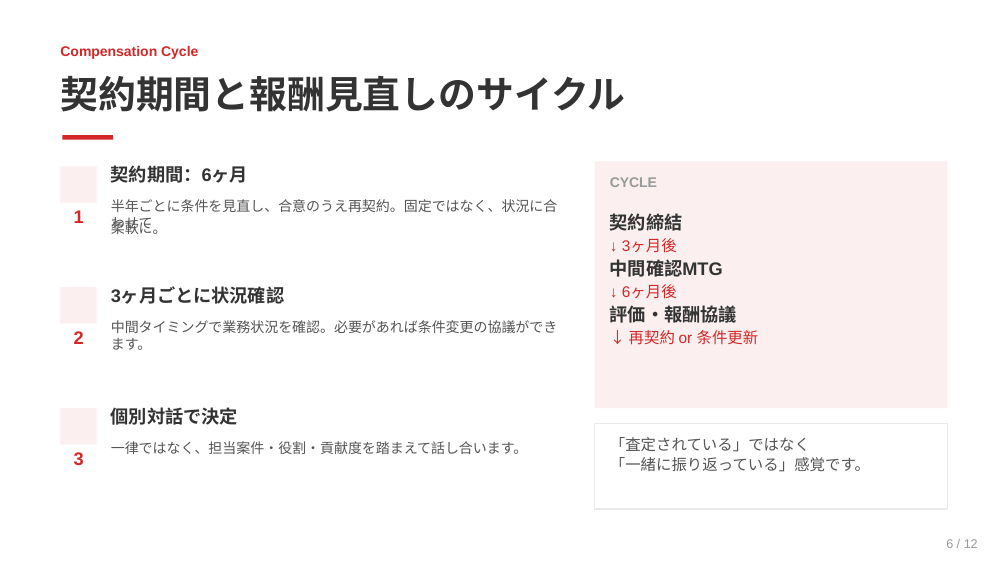
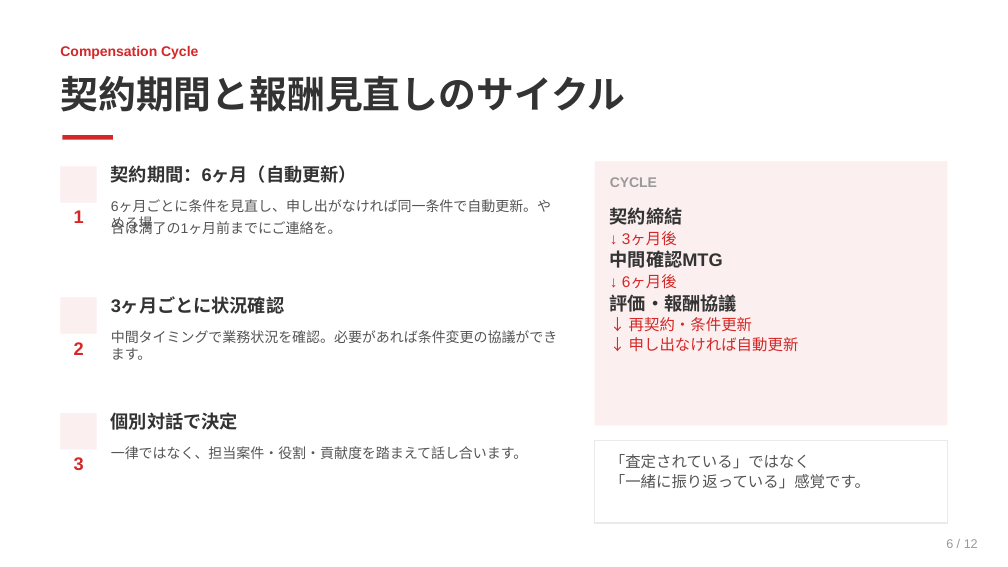
Before and after one commit to sakakibaramasakiyo-tech/test, a slide deck: slide 6 of hicre_方針資料_リデザイン.pptx. Drawn at 1008x567 pixels with LibreOffice and Linux fonts; fonts in the diff are those of the drawing. Boxes give left, top, right and bottom in pixels: in the first picture for what was removed or moved away, otherwise in the second. Text is boxed around its words. In the diff, an @@ line names an element or a change of style, - is before the commit and + after.

```diff
--- a/hicre_方針資料_リデザイン.pptx
+++ b/hicre_方針資料_リデザイン.pptx
@@ text at [111,165,357,183]: text changed @@
-契約期間：6ヶ月
+契約期間：6ヶ月（自動更新）
@@ rectangle: place and size @@
-rectangle at [595,161,948,408]
+rectangle at [595,161,948,425]
@@ text at [111,200,551,232]: text changed @@
-半年ごとに条件を見直し、合意のうえ再契約。固定ではなく、状況に合わせて
+6ヶ月ごとに条件を見直し、申し出がなければ同一条件で自動更新。やめる場
@@ text at [610,207,737,312]: less space between paragraphs @@
@@ text at [111,219,342,234]: text changed @@
-柔軟に。
+合は満了の1ヶ月前までにご連絡を。
@@ 3 texts, 1 rectangle: place and size @@
-3 texts, 1 rectangle at [60,287,558,350]
+3 texts, 1 rectangle at [60,297,558,360]
@@ text at [629,317,799,352]: text changed @@
-↓ 再契約 or 条件更新
+↓ 再契約・条件更新
+↓ 申し出なければ自動更新
@@ 3 texts, 1 rectangle: place and size @@
-3 texts, 1 rectangle at [60,407,528,465]
+3 texts, 1 rectangle at [60,412,528,470]
@@ rectangle: place and size @@
-rectangle at [595,423,948,509]
+rectangle at [595,440,948,523]
@@ text "「査定されている」ではなく": place and size @@
-text "「査定されている」ではなく" at [610,437,870,472]
+text "「査定されている」ではなく" at [610,454,870,489]
```
